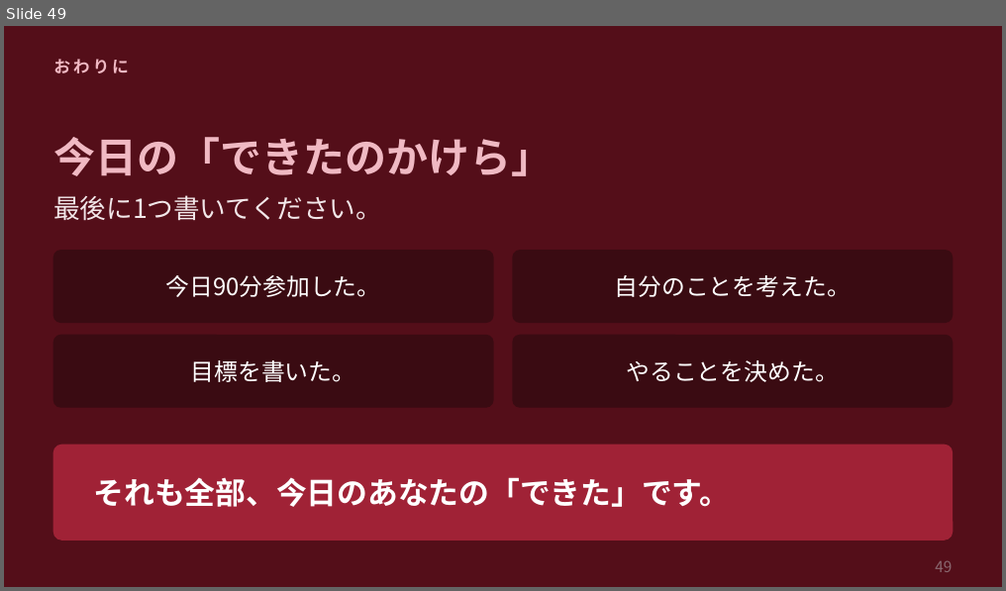
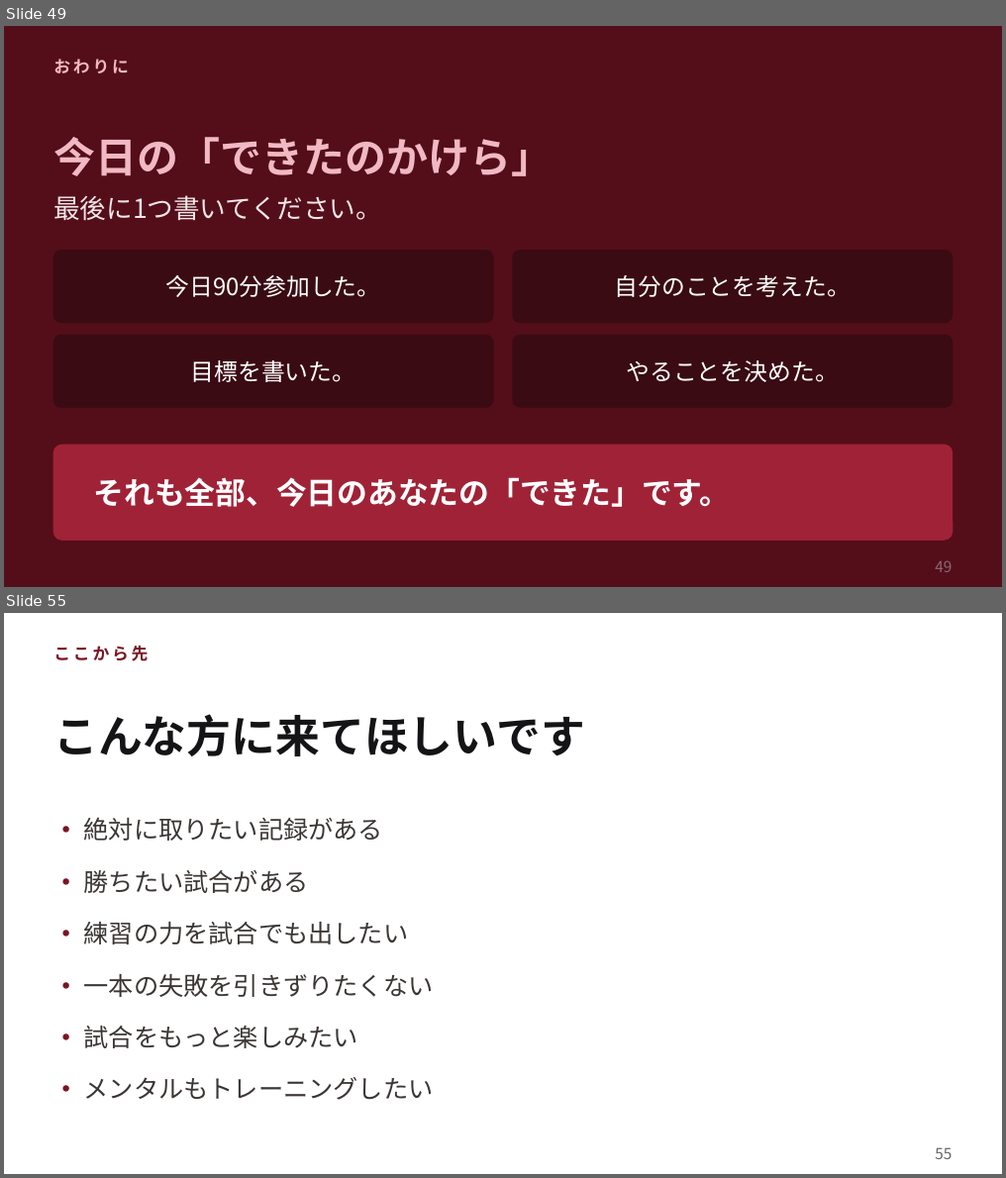
Before and after one commit to shiori0823/shiorin-trainer, a slide deck: seminar/seminar-dekita.pptx. Shown one above the other, each under a label of ours: slide 49 before the commit, slides 49 and 55 after it; the slides between them are not shown. The pictures are 1006x591 and 1006x1178 pixels, drawn with LibreOffice and Linux fonts; fonts in the diff are those of the drawing. Boxes give left, top, right and bottom in pixels: in the first picture for what was removed or moved away, otherwise in the second. Text is boxed around its words. In the diff, an @@ line names an element or a change of style, - is before the commit and + after.

```diff
--- a/seminar/seminar-dekita.pptx
+++ b/seminar/seminar-dekita.pptx
@@ slide 55 added at (x1=4, y1=613, x2=1002, y2=1174), background #FFFFFF @@
@@ text added at (x1=54, y1=645, x2=148, y2=662), 12 pt, text #7A1524, bold @@
+ここから先
@@ text added at (x1=54, y1=714, x2=584, y2=757), 32 pt, text #141416, bold @@
+こんな方に来てほしいです
@@ text added at (x1=84, y1=817, x2=383, y2=841), 18 pt, text #3B3634 @@
+絶対に取りたい記録がある
@@ text added at (x1=54, y1=826, x2=78, y2=833), 18 pt, text #7A1524, bold @@
+・
@@ text added at (x1=54, y1=878, x2=78, y2=885), 18 pt, text #7A1524, bold @@
+・
@@ text added at (x1=84, y1=870, x2=309, y2=893), 18 pt, text #3B3634 @@
+勝ちたい試合がある
@@ text added at (x1=54, y1=930, x2=78, y2=937), 18 pt, text #7A1524, bold @@
+・
@@ text added at (x1=84, y1=922, x2=409, y2=945), 18 pt, text #3B3634 @@
+練習の力を試合でも出したい
@@ text added at (x1=54, y1=982, x2=78, y2=989), 18 pt, text #7A1524, bold @@
+・
@@ text added at (x1=84, y1=974, x2=434, y2=997), 18 pt, text #3B3634 @@
+一本の失敗を引きずりたくない
@@ text added at (x1=84, y1=1026, x2=358, y2=1049), 18 pt, text #3B3634 @@
+試合をもっと楽しみたい
@@ text added at (x1=54, y1=1034, x2=78, y2=1041), 18 pt, text #7A1524, bold @@
+・
@@ text added at (x1=54, y1=1085, x2=78, y2=1092), 18 pt, text #7A1524, bold @@
+・
@@ text added at (x1=84, y1=1077, x2=434, y2=1100), 18 pt, text #3B3634 @@
+メンタルもトレーニングしたい
@@ text added at (x1=935, y1=1148, x2=951, y2=1159), 11 pt, text #6B6360 @@
+55
```
Also in this commit, not shown: 8 other slides added, 2 other files.
